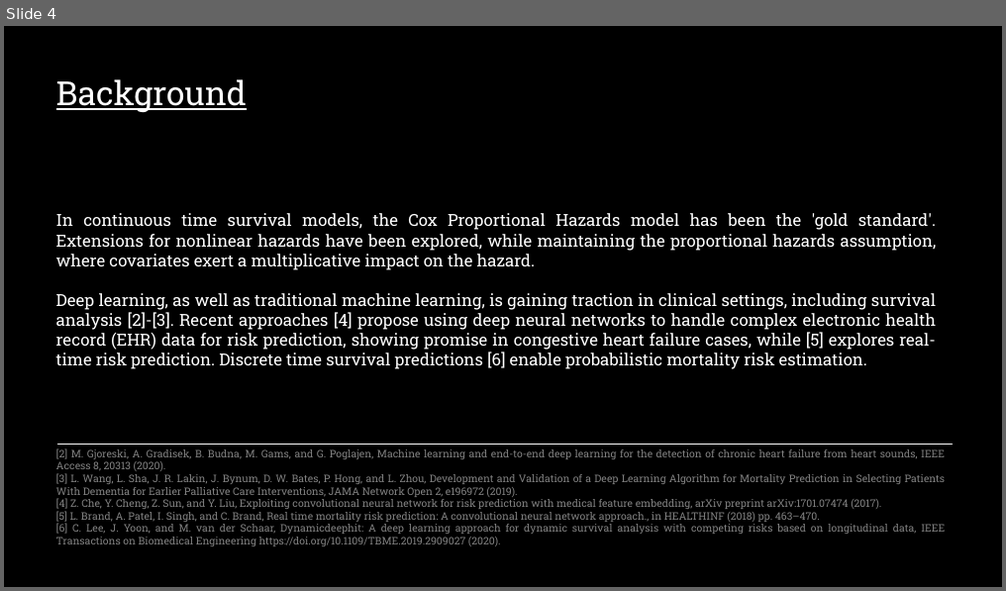
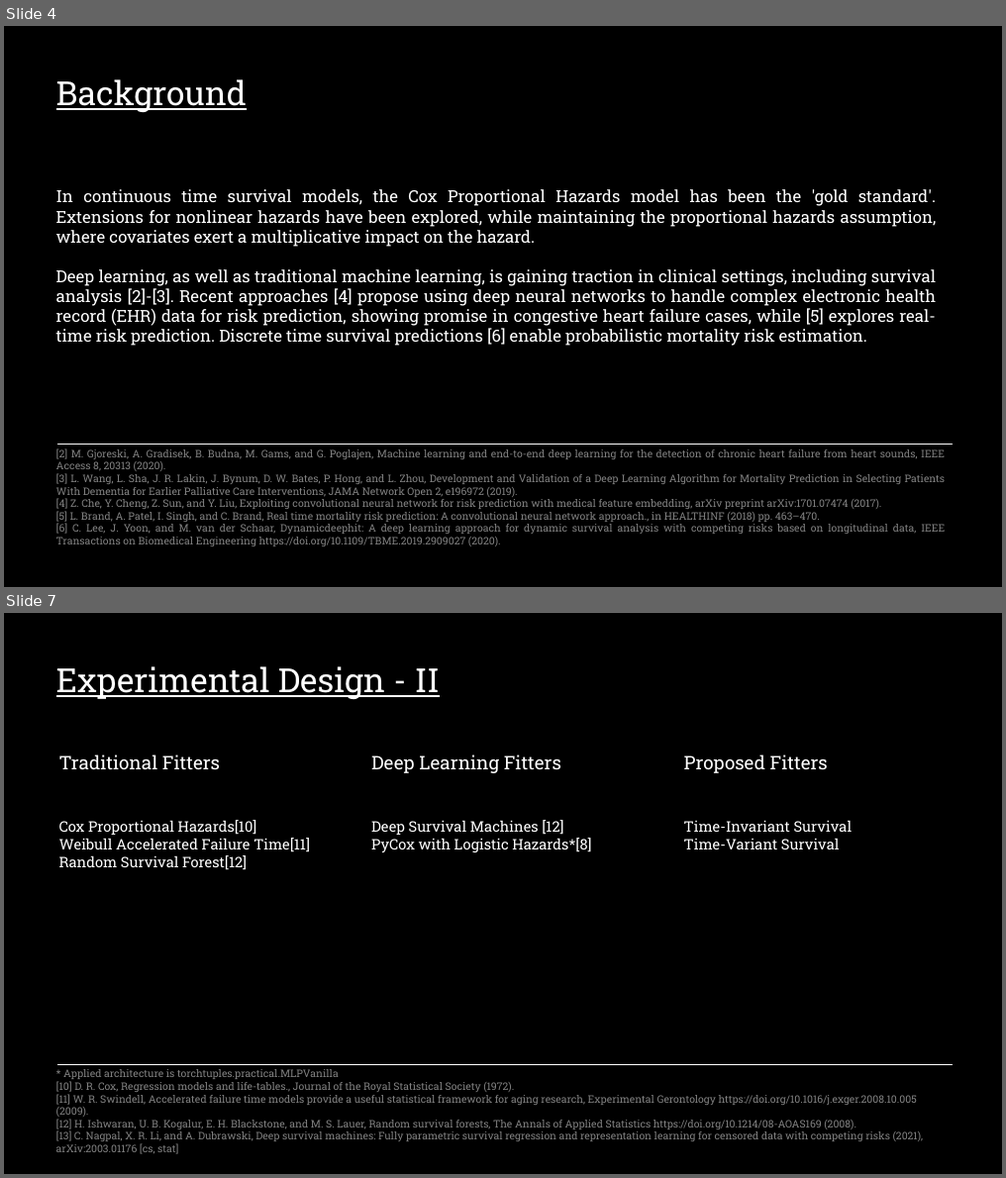
Before and after one commit to sourasen1011/UoE_Research_Project_2023, a slide deck: presentations/powerpoint_presentation/my_presentation.pptx. Shown one above the other, each under a label of ours: slide 4 before the commit, slides 4 and 7 after it; the slides between them are not shown. The pictures are 1006x591 and 1006x1178 pixels, drawn with LibreOffice and Linux fonts; fonts in the diff are those of the drawing. Boxes give left, top, right and bottom in pixels: in the first picture for what was removed or moved away, otherwise in the second. Text is boxed around its words. In the diff, an @@ line names an element or a change of style, - is before the commit and + after.

```diff
--- a/presentations/powerpoint_presentation/my_presentation.pptx
+++ b/presentations/powerpoint_presentation/my_presentation.pptx
@@ slide 7 added at bbox=[4, 613, 1002, 1174], background #000000 @@
@@ text added at bbox=[56, 666, 440, 699], 32 pt, text #FFFFFF, underline @@
+Experimental Design - II
@@ text added at bbox=[59, 755, 220, 769], 18 pt, text #FFFFFF @@
+Traditional Fitters
@@ text added at bbox=[371, 755, 561, 773], 18 pt, text #FFFFFF @@
+Deep Learning Fitters
@@ text added at bbox=[684, 755, 828, 773], 18 pt, text #FFFFFF @@
+Proposed Fitters
@@ text added at bbox=[59, 820, 310, 870], 14 pt, text #FFFFFF @@
+Cox Proportional Hazards[10]
+Weibull Accelerated Failure Time[11]
+Random Survival Forest[12]
@@ text added at bbox=[371, 820, 591, 853], 14 pt, text #FFFFFF @@
+Deep Survival Machines [12]
+PyCox with Logistic Hazards*[8]
@@ text added at bbox=[684, 820, 852, 850], 14 pt, text #FFFFFF @@
+Time-Invariant Survival
+Time-Variant Survival
@@ text added at bbox=[56, 1069, 924, 1155], 10 pt, text #808080 @@
+* Applied architecture is torchtuples.practical.MLPVanilla
+[10] D. R. Cox, Regression models and life-tables., Journal of the Royal Statistical Society (1972).
+[11] W. R. Swindell, Accelerated failure time models provide a useful statistical framework for aging research, Experimental Gerontology https://doi.org/10.1016/j.exger.2008.10.005 (2009).
+[12] H. Ishwaran, U. B. Kogalur, E. H. Blackstone, and M. S. Lauer, Random survival forests, The Annals of Applied Statistics https://doi.org/10.1214/08-AOAS169 (2008).
+[13] C. Nagpal, X. R. Li, and A. Dubrawski, Deep survival machines: Fully parametric survival regression and representation learning for censored data with competing risks (2021), arXiv:2003.01176 [cs, stat]
@@ line added from (57, 1065) to (952, 1065), #FFFFFF 0.5 pt @@
@@ slide 4 changed as well @@
@@ background #FFFFFF to #000000 @@
@@ rectangle removed at bbox=[4, 26, 1002, 587] @@
@@ text "In continuous time survival models, ...": place and size @@
-text "In continuous time survival models, ..." at bbox=[56, 213, 937, 370]
+text "In continuous time survival models, ..." at bbox=[56, 189, 937, 346]
```
Also in this commit, not shown: 6 other slides changed, 6 other slides added, 2 slides removed, 4 other files.
